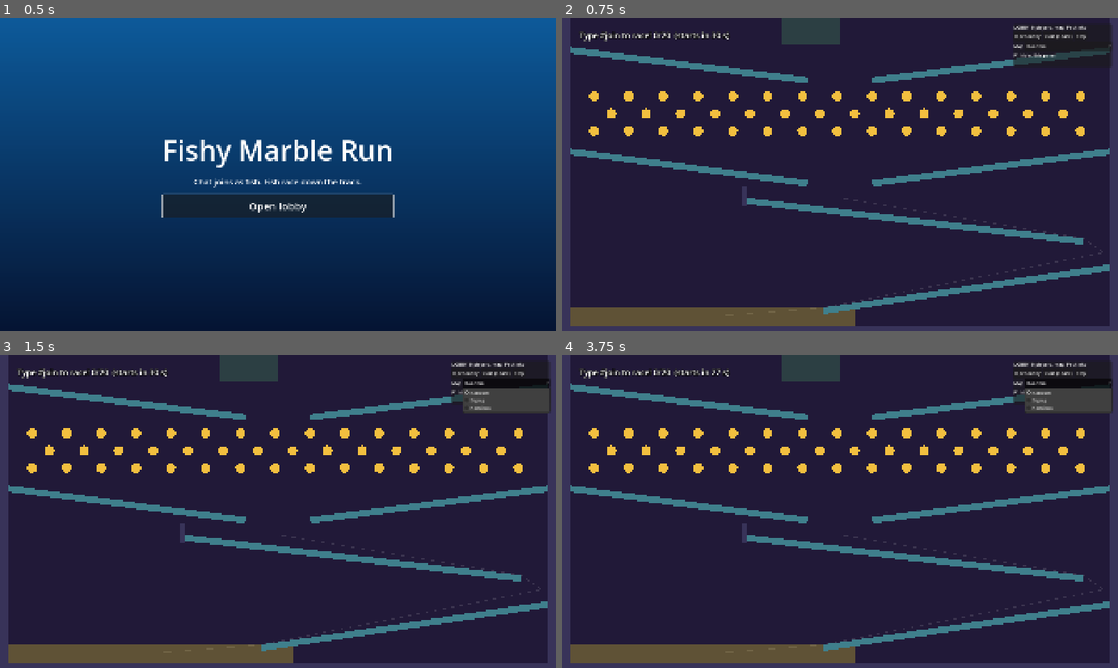
Above: before the commit, frames 1-4 (two rows, left to right).
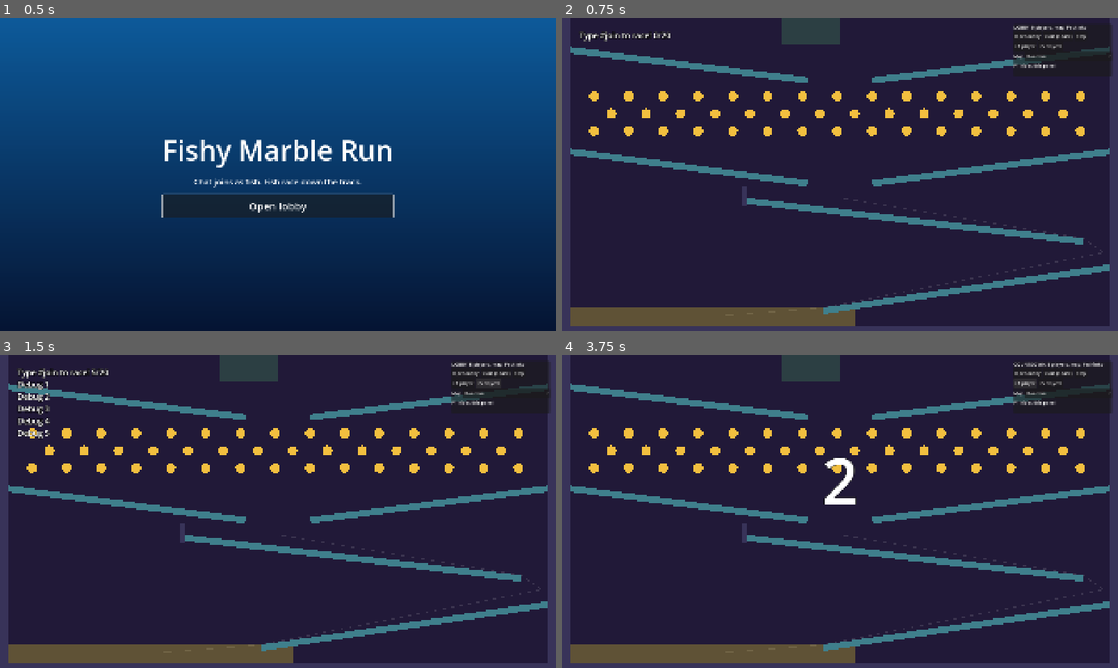
Above: after the commit, the same moments.

Repository: The127/fishygame2
Game: Godot game, scene res://scenes/ui/home_screen.tscn
Two runs of this game, one before a commit and one after it. Both use one fixed random seed, a clock stepped at 60 frames per second and the inputs below.
Inputs (mouse positions are in pixels of both pictures, inside the frame that each line leads up to):
- Up to frame 1 (0.5 s): no input
- Up to frame 2 (0.75 s): click "Open lobby" at 0.5 s
- Up to frame 3 (1.5 s): click (489, 383) at 1.25 s, where only the run after the commit has a clickable "+5 players"
- Up to frame 4 (3.75 s): click "Start (Space)" at 2 s; click "Start (Space)" at 2.75 s; click (1023, 383) at 3.5 s, where only the run after the commit has a clickable "+1 player"

Frame 1 is identical in both runs. In frame 2, 0.6% of the frame differs, in the area x 20-99%, y 4-19%; in frame 3, 2.1%; in frame 4, 2.3%, in the area x 3-100%, y 2-48%.

Commit message:
Manual lobby start and debug players (#31)
Closes #28, closes #29

Diff:
--- a/scenes/ui/control_panel.tscn
+++ b/scenes/ui/control_panel.tscn
@@ -10,7 +10,7 @@
 offset_left = 1560.0
 offset_top = 20.0
 offset_right = 1900.0
-offset_bottom = 170.0
+offset_bottom = 200.0
 
 [node name="Box" type="VBoxContainer" parent="Panel"]
 layout_mode = 2
@@ -37,6 +37,19 @@
 focus_mode = 0
 text = "Stop"
 
+[node name="DebugButtons" type="HBoxContainer" parent="Panel/Box"]
+layout_mode = 2
+
+[node name="AddOne" type="Button" parent="Panel/Box/DebugButtons"]
+layout_mode = 2
+focus_mode = 0
+text = "+1 player"
+
+[node name="AddFive" type="Button" parent="Panel/Box/DebugButtons"]
+layout_mode = 2
+focus_mode = 0
+text = "+5 players"
+
 [node name="MapRow" type="HBoxContainer" parent="Panel/Box"]
 layout_mode = 2
 
--- a/scripts/game/game.gd
+++ b/scripts/game/game.gd
@@ -49,6 +49,7 @@
 	_panel.open_lobby_pressed.connect(_flow.open_lobby)
 	_panel.start_pressed.connect(_flow.start_race)
 	_panel.stop_pressed.connect(_flow.stop)
+	_panel.add_debug_players_pressed.connect(_flow.add_debug_players)
 	_panel.map_selected.connect(_on_map_selected)
 	_rng.randomize()
 	_flow.open_lobby()
--- a/scripts/game/game_flow.gd
+++ b/scripts/game/game_flow.gd
@@ -15,7 +15,7 @@
 
 @export var max_players: int = 20
 ## Seconds before the lobby starts the race on its own. 0 or less means manual start only.
-@export var lobby_seconds: float = 30.0
+@export var lobby_seconds: float = 0.0
 ## Players needed before a round can start. Never below 1.
 @export var min_players: int = 1:
 	set(value):
@@ -30,6 +30,7 @@
 var _contestants: Array[Contestant] = []
 var _ids: Dictionary = {}
 var _last_tick: int = 0
+var _debug_count: int = 0
 
 
 func _process(delta: float) -> void:
@@ -69,6 +70,7 @@
 		return false
 	_contestants.clear()
 	_ids.clear()
+	_debug_count = 0
 	timer = lobby_seconds
 	_set_state(State.LOBBY)
 	return true
@@ -124,6 +126,18 @@
 	podium_ready.emit(podium)
 
 
+## Adds fake viewers to the open lobby through the normal join path. Returns how many joined.
+func add_debug_players(count: int) -> int:
+	var added: int = 0
+	while added < count and state == State.LOBBY and _contestants.size() < max_players:
+		_debug_count += 1
+		var user_id: String = "debug_%d" % _debug_count
+		var msg := ChatMessage.create(user_id, user_id, "Debug %d" % _debug_count, "#join")
+		if join(msg):
+			added += 1
+	return added
+
+
 ## Chat entry point; connect Chat.command_received to it.
 func handle_command(msg: ChatMessage, command: String, _args: PackedStringArray) -> void:
 	if command == "join":
--- a/scripts/ui/control_panel.gd
+++ b/scripts/ui/control_panel.gd
@@ -5,6 +5,7 @@
 signal open_lobby_pressed
 signal start_pressed
 signal stop_pressed
+signal add_debug_players_pressed(count: int)
 ## Emits a map id, or TrackCatalog.RANDOM_ID for a random map.
 signal map_selected(choice: String)
 
@@ -17,6 +18,12 @@
 	($Panel/Box/Buttons/Open as Button).pressed.connect(open_lobby_pressed.emit)
 	($Panel/Box/Buttons/Start as Button).pressed.connect(start_pressed.emit)
 	($Panel/Box/Buttons/Stop as Button).pressed.connect(stop_pressed.emit)
+	($Panel/Box/DebugButtons/AddOne as Button).pressed.connect(
+		add_debug_players_pressed.emit.bind(1)
+	)
+	($Panel/Box/DebugButtons/AddFive as Button).pressed.connect(
+		add_debug_players_pressed.emit.bind(5)
+	)
 	_map_picker.add_item("Random")
 	_map_picker.set_item_metadata(0, TrackCatalog.RANDOM_ID)
 	for id: String in TrackCatalog.ids():
--- /dev/null
+++ b/tests/test_debug_players.gd
@@ -0,0 +1,33 @@
+extends GutTest
+
+var _flow: GameFlow
+
+
+func before_each() -> void:
+	_flow = GameFlow.new()
+	_flow.max_players = 3
+	add_child_autofree(_flow)
+
+
+func test_default_lobby_never_auto_starts() -> void:
+	var flow := GameFlow.new()
+	add_child_autofree(flow)
+	assert_eq(flow.lobby_seconds, 0.0)
+	flow.open_lobby()
+	flow.add_debug_players(1)
+	flow.tick(100000.0)
+	assert_eq(flow.state, GameFlow.State.LOBBY)
+
+
+func test_add_debug_players_distinct_and_capped() -> void:
+	_flow.open_lobby()
+	assert_eq(_flow.add_debug_players(2), 2)
+	assert_eq(_flow.add_debug_players(5), 1, "capped at max_players")
+	var ids: Dictionary = {}
+	for c: Contestant in _flow.get_contestants():
+		ids[c.user_id] = true
+	assert_eq(ids.size(), 3)
+
+
+func test_add_debug_players_only_in_lobby() -> void:
+	assert_eq(_flow.add_debug_players(1), 0)
Not shown, added: tests/test_debug_players.gd.uid
